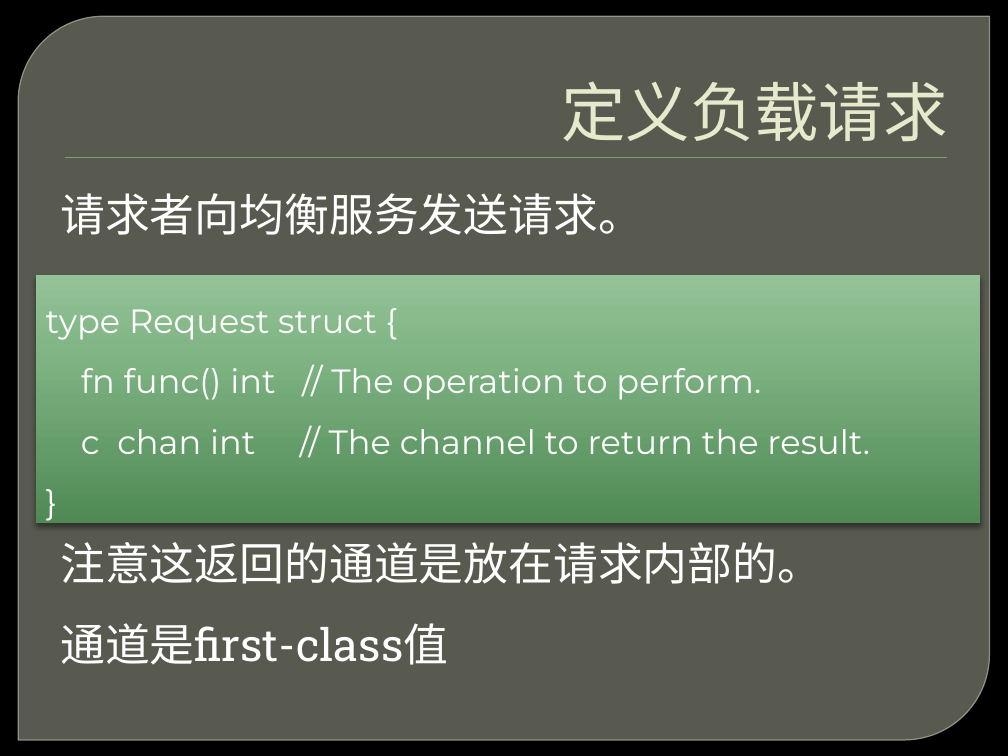
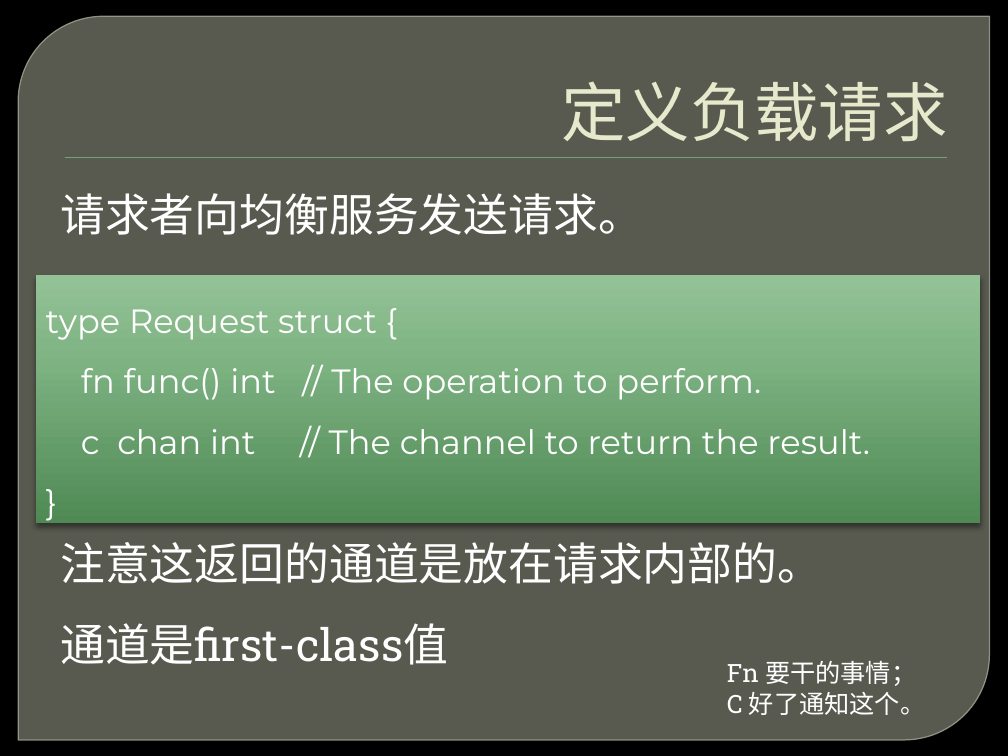
Before and after one commit to ghj1976/lecture, a slide deck: slide 49 of 并发不等于并行/并发不等于并行.pptx. Drawn at 1008x756 pixels with LibreOffice and Linux fonts; fonts in the diff are those of the drawing; background and template pictures are left out. Boxes give left, top, right and bottom in pixels: in the first picture for what was removed or moved away, otherwise in the second. Text is boxed around its words. In the diff, an @@ line names an element or a change of style, - is before the commit and + after.

```diff
--- a/并发不等于并行/并发不等于并行.pptx
+++ b/并发不等于并行/并发不等于并行.pptx
@@ text added at [727, 661, 925, 715], 18 pt, text #FFFFFF @@
+Fn 要干的事情；
+C 好了通知这个。
```
Also in this commit, not shown: 17 other slides changed.
